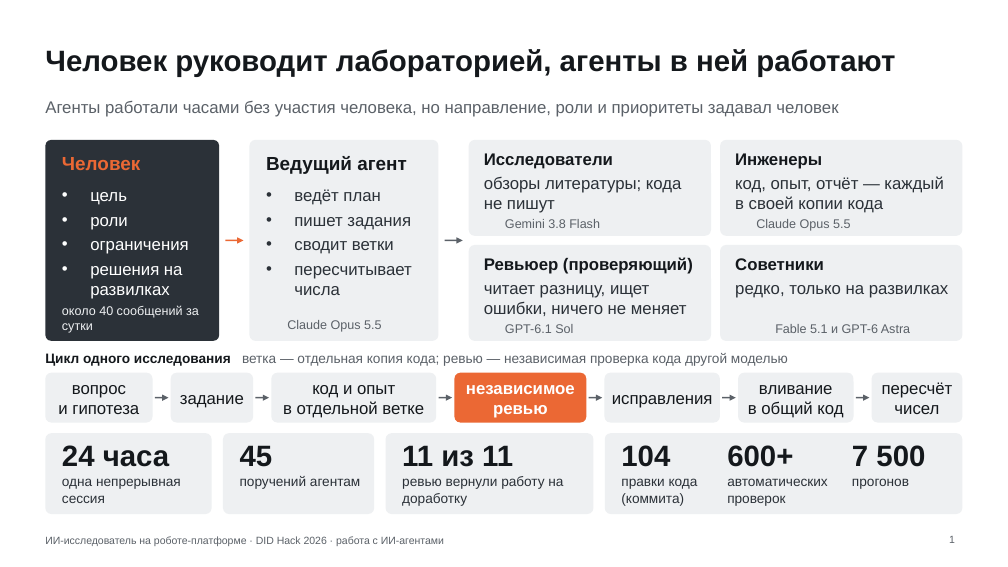
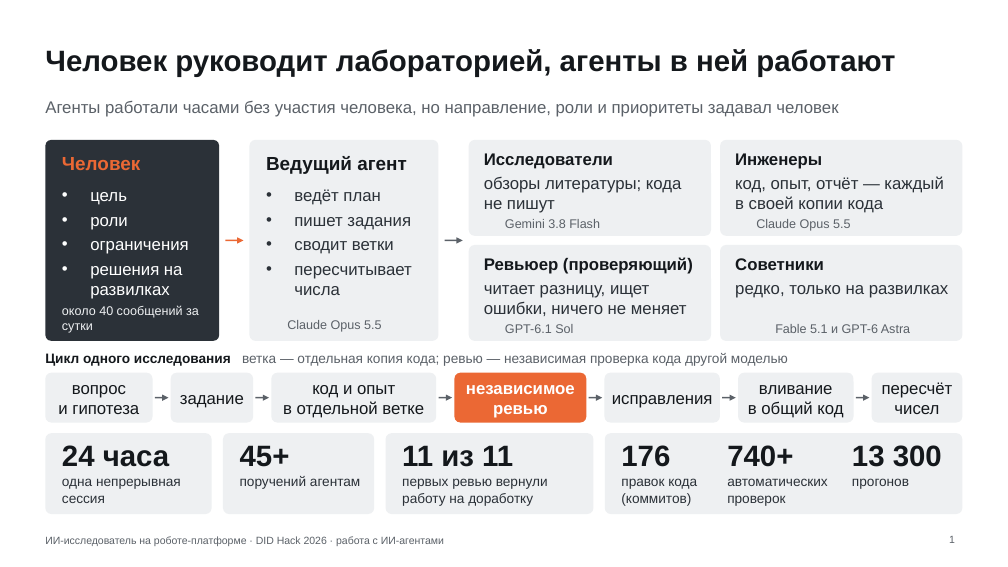
Before and after one commit to Mput13/did-hack, a slide deck: slide 1 of presentation/ai_process.pptx. Drawn at 1008x567 pixels with LibreOffice and Linux fonts; fonts in the diff are those of the drawing; background and template pictures are left out. Boxes give left, top, right and bottom in pixels: in the first picture for what was removed or moved away, otherwise in the second. Text is boxed around its words. In the diff, an @@ line names an element or a change of style, - is before the commit and + after.

```diff
--- a/presentation/ai_process.pptx
+++ b/presentation/ai_process.pptx
@@ text at box(240, 445, 290, 467): text changed @@
-45
+45+
@@ text at box(621, 445, 670, 467): text changed @@
-104
+176
@@ text at box(727, 445, 793, 467): text changed @@
-600+
+740+
@@ text at box(852, 445, 942, 467): text changed @@
-7 500
+13 300
@@ text at box(402, 478, 548, 506): text changed @@
-ревью вернули работу на доработку
+первых ревью вернули работу на доработку
@@ text at box(621, 478, 697, 506): text changed @@
-правки кода (коммита)
+правок кода (коммитов)
```
Also in this commit, not shown: 5 other files.
